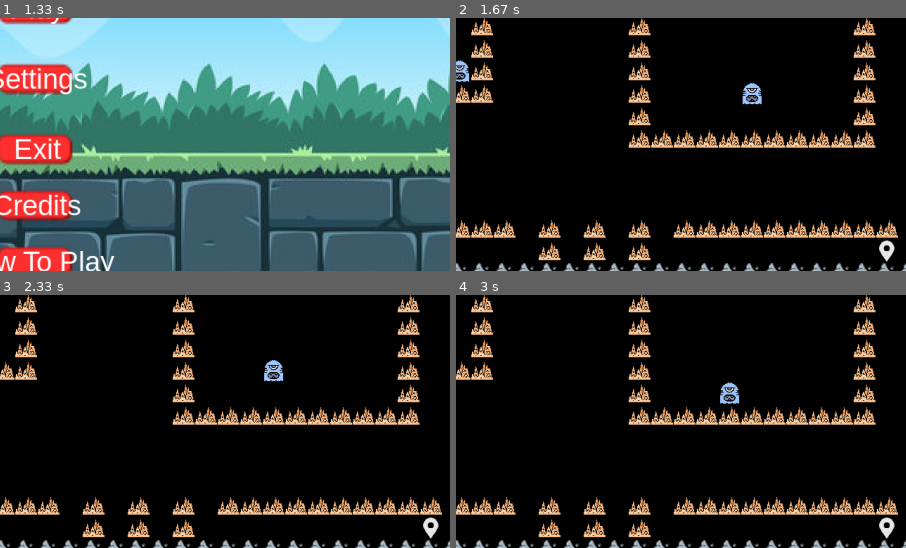
Above: before the commit, frames 1-4 (two rows, left to right).
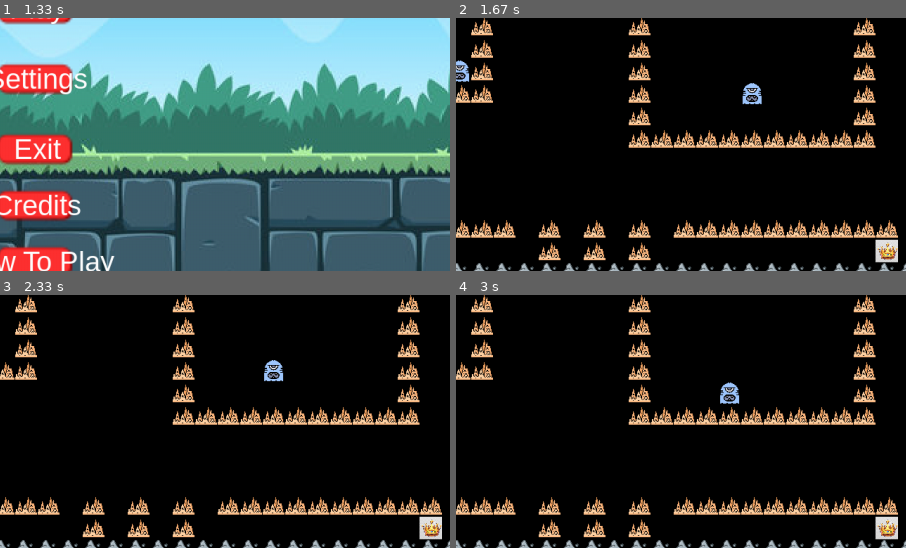
Above: after the commit, the same moments.

Repository: cse442-at-ub/s24semesterproject-we-love-the-company
Game: pygame game, started from src/game/game.py
Same seed, same stepped clock (60 frames per second), same inputs: the game is played once before the commit and once after it.
Inputs (mouse positions are % of the whole screen's width and height, from its top left):
- Up to frame 1 (1.33 s): hold Right 0.33-0.8 s; move the mouse to (46, 54) at 0.37 s
- Up to frame 2 (1.67 s): click "Play" at 1.38 s
- Up to frame 3 (2.33 s): hold D 1.67-2.13 s; hold Right 1.67-2.13 s; move the mouse to (60, 72) at 1.7 s; hold Right from 2.17 s (still down)
- Up to frame 4 (3 s): release Right at 2.63 s; hold Left from 2.67 s (still down)
The pictures show only the part of the screen within x 46-96%, y 45-95%; the shares and areas given below are measured in that part.

Frame 1 is identical in both runs. In frame 2, 0.4% of the frame differs, in the area x 93-99%, y 87-97%; in frame 3, 0.4%; in frame 4, 0.4%.

Commit message:
Level Transitions
Now the game transitions from level 1 to level 2 when the player reaches the goal. The game also shows victory screen when the level 2 is finished and the back button takes back to the main menu in victory page

Diff:
--- a/src/game/Levels/level2.json
+++ b/src/game/Levels/level2.json
@@ -12,13 +12,13 @@
         "##   # #   #      # #     #E    # #   ##",
         "## # ### # ###### # ##  ####### # #####",
         "## #E        #                  #     ##",
-        "## ####### ### ###   ####  ######### ##",
+        "## #### ## ### ###   ####  ######### ##",
         "##               #   #       #       ##",
-        "#### ##### ####### ### ##### # ##### ##",
+        "#### ##### ####### ### ##### # ## ## ##",
         "##     #       #     # #       #G    ##",
         "## ### ### ### ##### # # # ### #######",
         "## #     # # # #    E#   # # #       ##",
-        "## ##### # # # # ##### ### # ####### ##",
+        "## ##### # # # # ##### ### # ## ## # ##",
         "##       #   # #       #               ",
         "########################################"
     ],
--- a/src/game/gamestate.py
+++ b/src/game/gamestate.py
@@ -46,7 +46,7 @@
 
     def switch_to_game(self):
         from grid_game import GameScene  # Assuming GameScene is defined in game_scene.py
-        self.pushScene(GameScene(self.screen,"level1.json"))
+        self.pushScene(GameScene(self.screen,"level1.json", self))
 
     def switch_to_menu(self):
         from menu import MenuScene  # Assuming MenuScene is defined in menu_scene.py
--- a/src/game/grid_game.py
+++ b/src/game/grid_game.py
@@ -28,7 +28,8 @@
 DEFEAT_ENEMY_SCORE = 100
 
 class GameScene:
-    def __init__(self, screen, level_filename: str):
+    def __init__(self, screen, level_filename: str, gamestate):
+        self.gamestate = gamestate
         self.screen = screen
         self.id = "game_scene"
         self.combat_manager = Combat()
@@ -82,11 +83,16 @@
         self.player_run_image = AssetCache.get_image(os.path.join(self.path, "Assets", "Player_run.png"))
         self.player_run_image = pygame.transform.scale(self.player_run_image, (CELL_SIZE, CELL_SIZE))
 
-        self.goal_image = AssetCache.get_image(os.path.join(self.path, "Assets", "RegionMarker.png"))
+        self.goal_image = AssetCache.get_image(os.path.join(self.path, "Assets", "crown.webp"))
         self.goal_image = pygame.transform.scale(self.goal_image, (CELL_SIZE, CELL_SIZE))
 
         self.player_footstep = AssetCache.get_audio("src/game/Assets/footstep_player.wav")
         self.inventory_sound = AssetCache.get_audio("src/game/Assets/inventory.wav")
+
+        #the level files are called level1, level2 and such so
+        self.level_filename = level_filename
+        self.current_level = int(level_filename[-6])
+
         # Populate the grid with initial objects
         self.populate_grid(level_filename)
 
@@ -97,8 +103,27 @@
             onMousePress=self.onMousePress,
             onKeyPress=onKeyPress)
 
+    def next_level(self):
+        next_level_number = self.current_level + 1
+        next_level_filename = f"level{next_level_number}.json"
+        if (os.path.exists(os.path.join(self.path, "Levels", next_level_filename))):
+            self.current_level = next_level_number
+            self.populate_grid(next_level_filename)
+        else:
+            #self.gamestate.popScene()  # Remove game scene
+            self.gamestate.pushScene(VictoryScene(self.screen, self.score))  # Transition to victory scene
+            #self.gamestate.pushScene(VictoryScene(self.screen, self.score))
+            return
+    def clear_grid(self):
+        for y in range(self.grid.height):
+            for x in range(self.grid.width):
+                self.grid.matrix[y][x] = EMPTY_SPACE
+
     def populate_grid(self, level_filename: str):
         # Define the objects to populate the grid, now including trees and apples
+
+
+        self.clear_grid()
 
         # Load level data
         level_file = open(os.path.join(self.path,"Levels",level_filename))
@@ -375,7 +400,7 @@
 
 from Paused_game import PauseScene
 
-def onKeyPress(gamestate, key, mod, unicode, scancode):
+def onKeyPress(gamestate:Gamestate, key, mod, unicode, scancode):
     prevLoc = gamestate.scene.player.position
     moved = False
 
@@ -410,10 +435,12 @@
 
         if moved == "WIN":
             # player entered the goal tile, level is complete
-            score = gamestate.scene.score
-            gamestate.popScene()
-            gamestate.pushScene(VictoryScene(gamestate.screen,score))
-            return
+            if moved == "WIN":
+                    gamestate.scene.next_level()
+                    #score = gamestate.scene.score
+                    #gamestate.popScene()  # Remove game scene
+                    #gamestate.pushScene(VictoryScene(gamestate.screen, score))  # Transition to victory scene
+                    #return
         elif moved:
             gamestate.scene.player_footstep.play()
             gamestate.scene.enemyManager.enemy_step()
--- a/src/game/menu.py
+++ b/src/game/menu.py
@@ -70,7 +70,7 @@
         print("Play button clicked")
         state.scene.PlayButton.button_sound()
         pygame.mixer_music.stop()
-        state.pushScene(GameScene(state.screen,"level1.json"))
+        state.pushScene(GameScene(state.screen,"level1.json", state))
     elif (state.scene.ExitButton.checkForInput(pos)):
         state.scene.ExitButton.button_sound()
         state.running = False
--- a/src/game/player.py
+++ b/src/game/player.py
@@ -19,7 +19,6 @@
         self.moving_time = 0.0
         self.cooldown_time = 0.5
         self.is_moving = False
-        self.dice_modifier = 0
 
         player_object = {
             "name":"player",
@@ -164,13 +163,3 @@
     # increases the die
     def increaseDie(self):
         self.hitDie = strike.upgrade_die(self.hitDie)
-
-
-#to use the item in the backpack
-    def use_item(self, item_ID):
-        if item_ID in self.inventory.items:
-            self.dice_modifier += 5
-            self.inventory.remove(item_ID)
-            print(f"USED THIS ITEM: {item_ID}")
-            return True
-        return False
--- a/src/game/victory.py
+++ b/src/game/victory.py
@@ -34,8 +34,9 @@
 
 def mousePress(state: Gamestate, pos, button, touch):
     if (state.scene.BackButton.checkForInput(pos)):
+        from menu import MenuScene
         state.scene.BackButton.button_sound()
-        state.popScene()
+        state.pushScene(MenuScene(state.screen))
 
 def render(state: Gamestate):
     background_image = AssetCache.get_image(state.scene.path + 'background.jpg')
Binary file added: src/game/Assets/crown.webp
